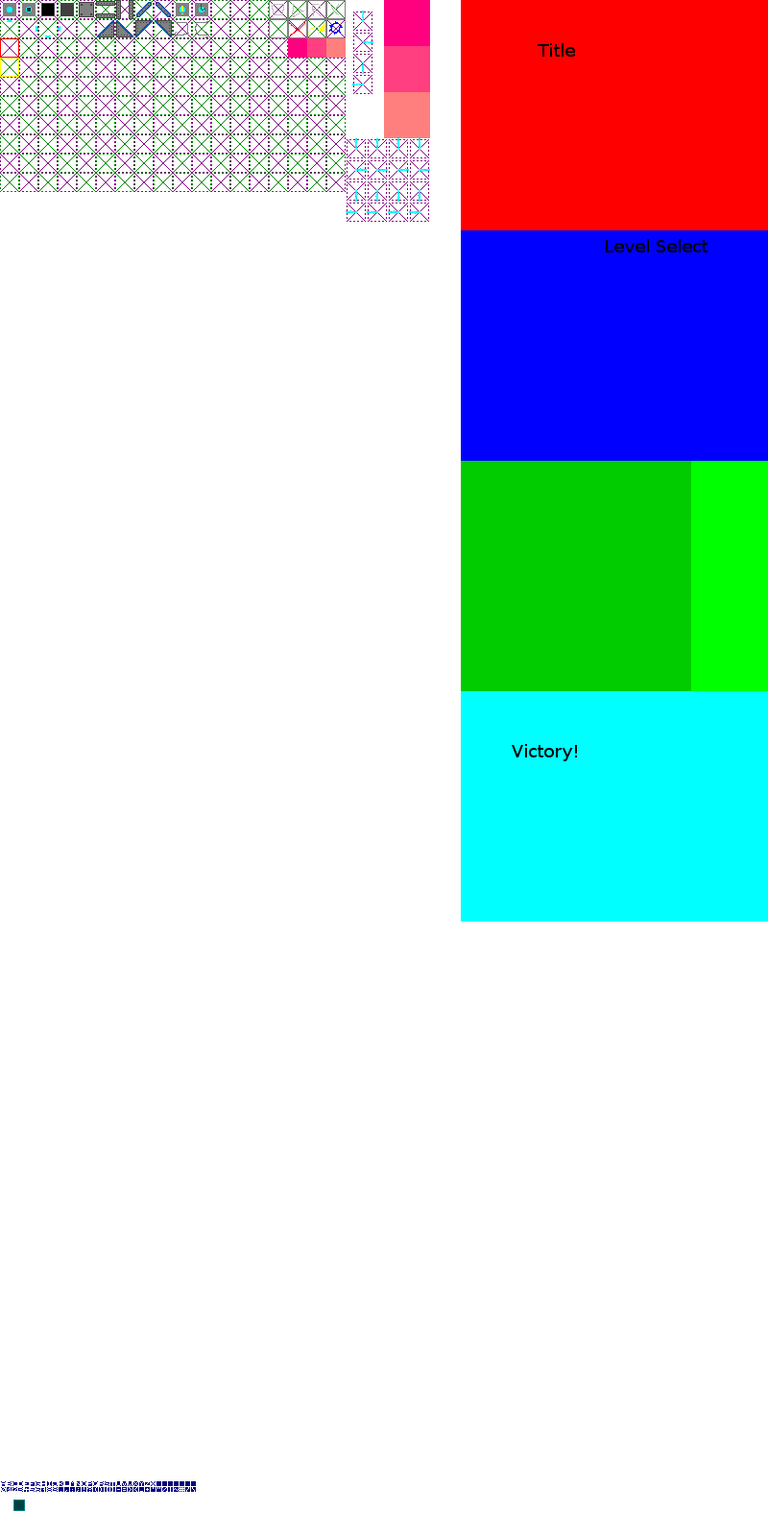
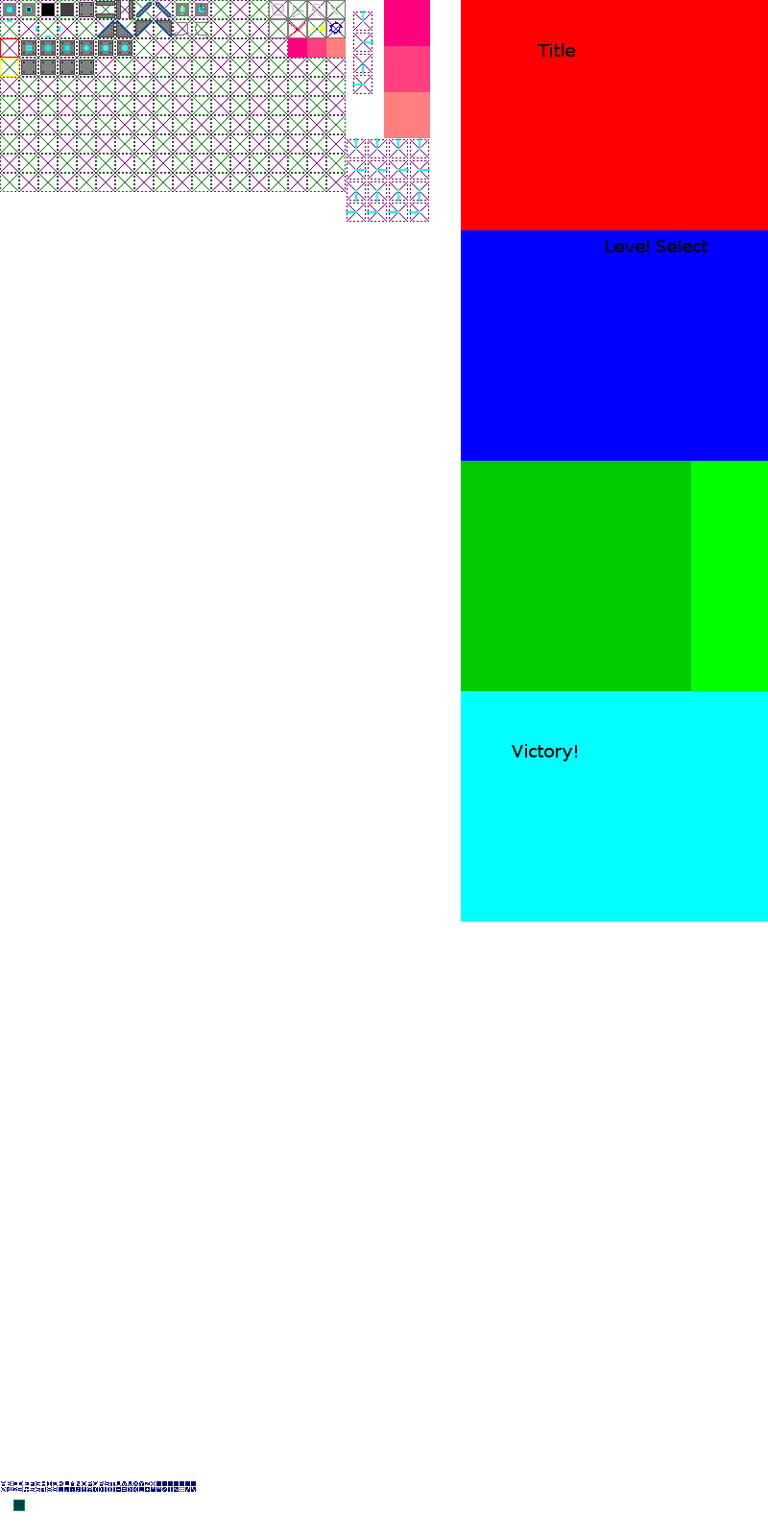
Layer changes from the first 768px x 1536px image to the second:
painted on "stuff" over [21, 40, 133, 75]
